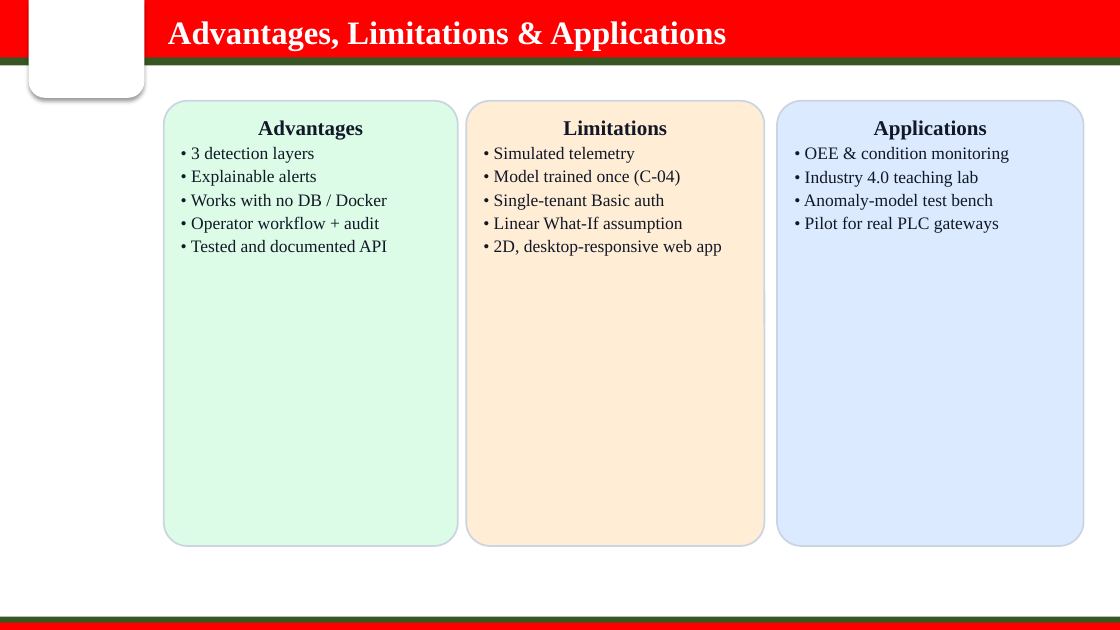
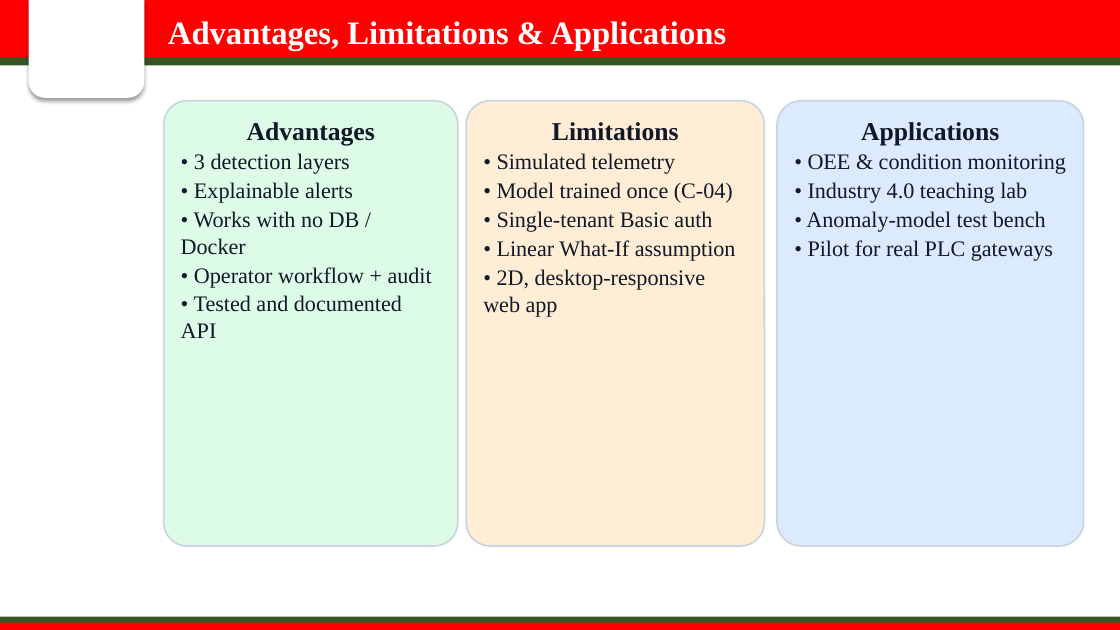
Before and after one commit to sanika-2811/oee-smart-factory, a slide deck: slide 14 of presentation/OEE_Smart_Factory_Presentation.pptx. Drawn at 1120x630 pixels with LibreOffice and Linux fonts; fonts in the diff are those of the drawing; background and template pictures are left out. Boxes give left, top, right and bottom in pixels: in the first picture for what was removed or moved away, otherwise in the second. Text is boxed around its words. In the diff, an @@ line names an element or a change of style, - is before the commit and + after.

```diff
--- a/presentation/OEE_Smart_Factory_Presentation.pptx
+++ b/presentation/OEE_Smart_Factory_Presentation.pptx
@@ rounded rectangle "Advantages" at [164,101,458,546]: size 18 to 22 pt in "Advantages"; size 15 to 19 pt @@
@@ rounded rectangle "Limitations" at [466,101,765,546]: size 18 to 22 pt in "Limitations"; size 15 to 19 pt @@
@@ rounded rectangle "Applications" at [777,101,1084,546]: size 18 to 22 pt in "Applications"; size 15 to 19 pt in "• OEE & condition monitoring", "• Industry 4.0 teaching lab", "• Anomaly-model test bench", "• Pilot for real PLC gateways" @@
```
Also in this commit, not shown: 1 other slide changed, 3 other files.
